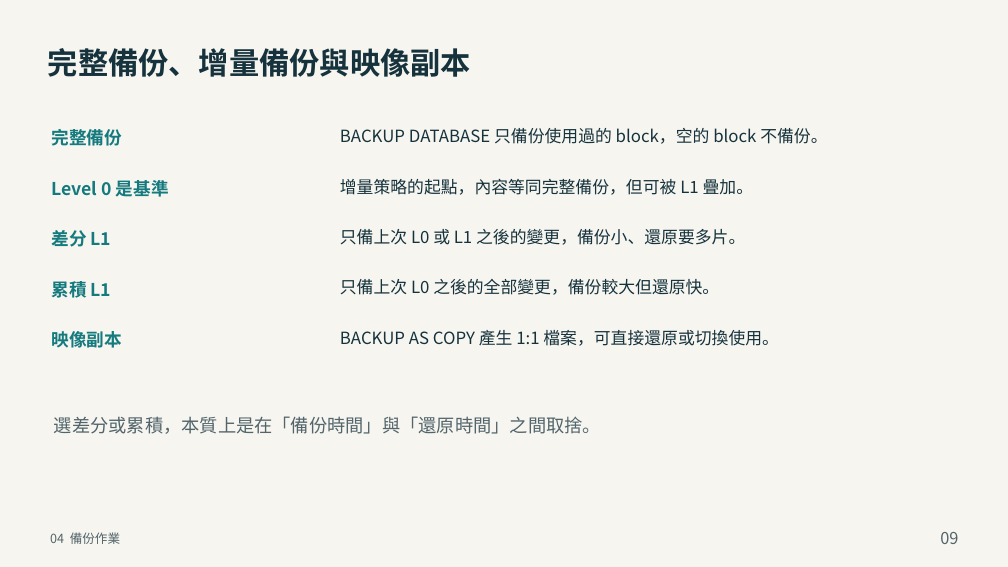
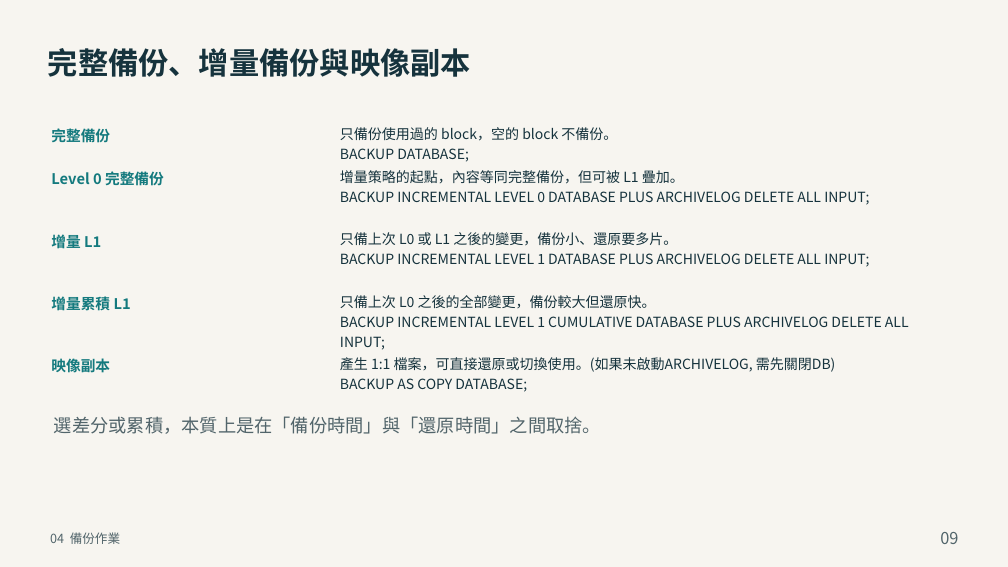
Before and after one commit to YouAreTheBlueSky/Oracle-DBA-Training-Docs, a slide deck: slide 9 of deliver_beginner/04_Oracle_DBA_備份與復原.pptx. Drawn at 1008x567 pixels with LibreOffice and Linux fonts; fonts in the diff are those of the drawing. Boxes give left, top, right and bottom in pixels: in the first picture for what was removed or moved away, otherwise in the second. Text is boxed around its words. In the diff, an @@ line names an element or a change of style, - is before the commit and + after.

```diff
--- a/deliver_beginner/04_Oracle_DBA_備份與復原.pptx
+++ b/deliver_beginner/04_Oracle_DBA_備份與復原.pptx
@@ text "完整備份" at <box>51,126,110,145</box>: size 21 to 17.6 pt; line spacing 29.8pt to 24.9pt @@
@@ text at <box>340,127,617,162</box>: text changed; size 20 to 16.7 pt @@
-BACKUP DATABASE 只備份使用過的 block，空的 block 不備份。
+只備份使用過的 block，空的 block 不備份。
+BACKUP DATABASE;
@@ text at <box>51,171,164,185</box>: text changed; size 21 to 17.6 pt @@
-Level 0 是基準
+Level 0 完整備份
@@ text at <box>340,170,684,184</box>: size 20 to 16.7 pt in "增量策略的起點，內容等同完整備份，但可被 L1 疊加。"; line spacing 28.4pt to 23.7pt @@
@@ text at <box>340,191,869,205</box>: paragraph added @@
+BACKUP INCREMENTAL LEVEL 0 DATABASE PLUS ARCHIVELOG DELETE ALL INPUT;
@@ text at <box>51,232,101,251</box>: text changed; size 21 to 17.6 pt @@
-差分 L1
+增量 L1
@@ text at <box>340,232,677,246</box>: size 20 to 16.7 pt in "只備上次 L0 或 L1 之後的變更，備份小、還原要多片。"; line spacing 28.4pt to 23.7pt @@
@@ text at <box>340,253,869,267</box>: paragraph added @@
+BACKUP INCREMENTAL LEVEL 1 DATABASE PLUS ARCHIVELOG DELETE ALL INPUT;
@@ text at <box>51,294,131,313</box>: text changed; size 21 to 17.6 pt @@
-累積 L1
+增量累積 L1
@@ text at <box>340,295,656,308</box>: size 20 to 16.7 pt in "只備上次 L0 之後的全部變更，備份較大但還原快。"; line spacing 28.4pt to 23.7pt @@
@@ text "只備上次 L0 之後的全部變更，備份較大但還原快。": place and size @@
-text "只備上次 L0 之後的全部變更，備份較大但還原快。" at <box>340,279,719,295</box>
+text "只備上次 L0 之後的全部變更，備份較大但還原快。" at <box>340,295,909,350</box>
@@ text at <box>340,316,909,350</box>: paragraph added @@
+BACKUP INCREMENTAL LEVEL 1 CUMULATIVE DATABASE PLUS ARCHIVELOG DELETE ALL INPUT;
@@ text "映像副本" at <box>51,357,110,376</box>: size 21 to 17.6 pt; line spacing 29.8pt to 24.9pt @@
@@ text "映像副本": place and size @@
-text "映像副本" at <box>51,331,122,348</box>
+text "映像副本" at <box>51,357,110,376</box>
@@ text at <box>340,357,836,392</box>: text changed; size 20 to 16.7 pt @@
-BACKUP AS COPY 產生 1:1 檔案，可直接還原或切換使用。
+產生 1:1 檔案，可直接還原或切換使用。(如果未啟動ARCHIVELOG, 需先關閉DB)
+BACKUP AS COPY DATABASE;
```
Also in this commit, not shown: 9 other slides changed, 5 other files.
